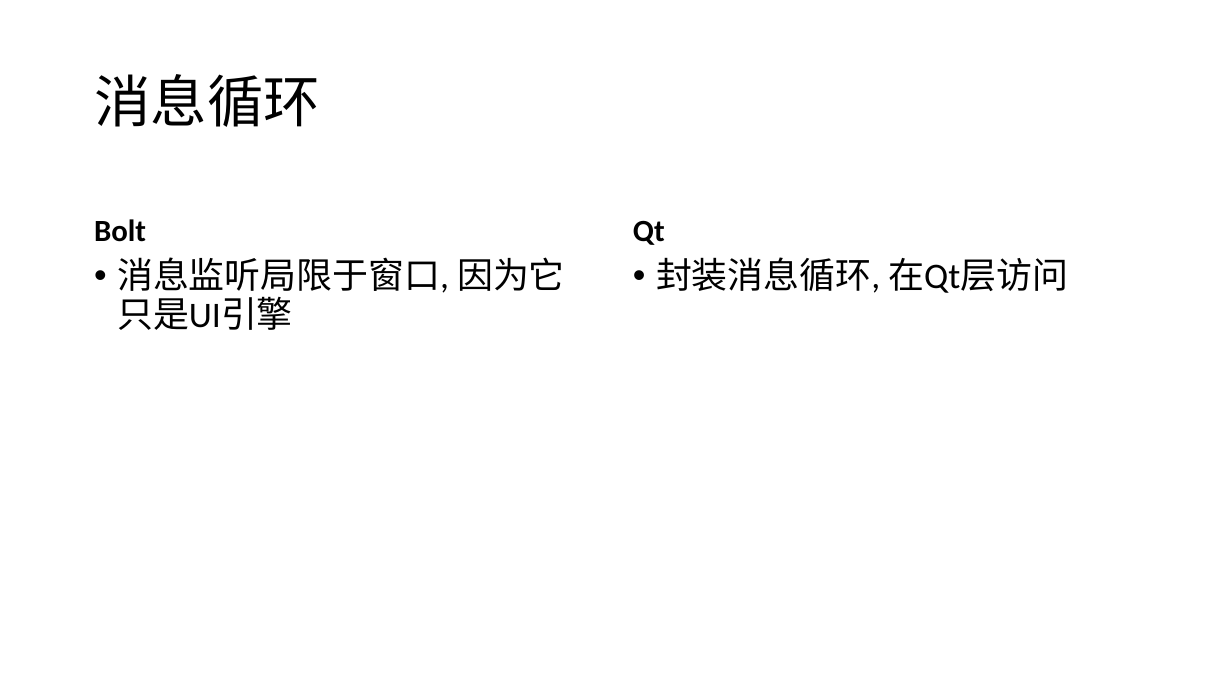
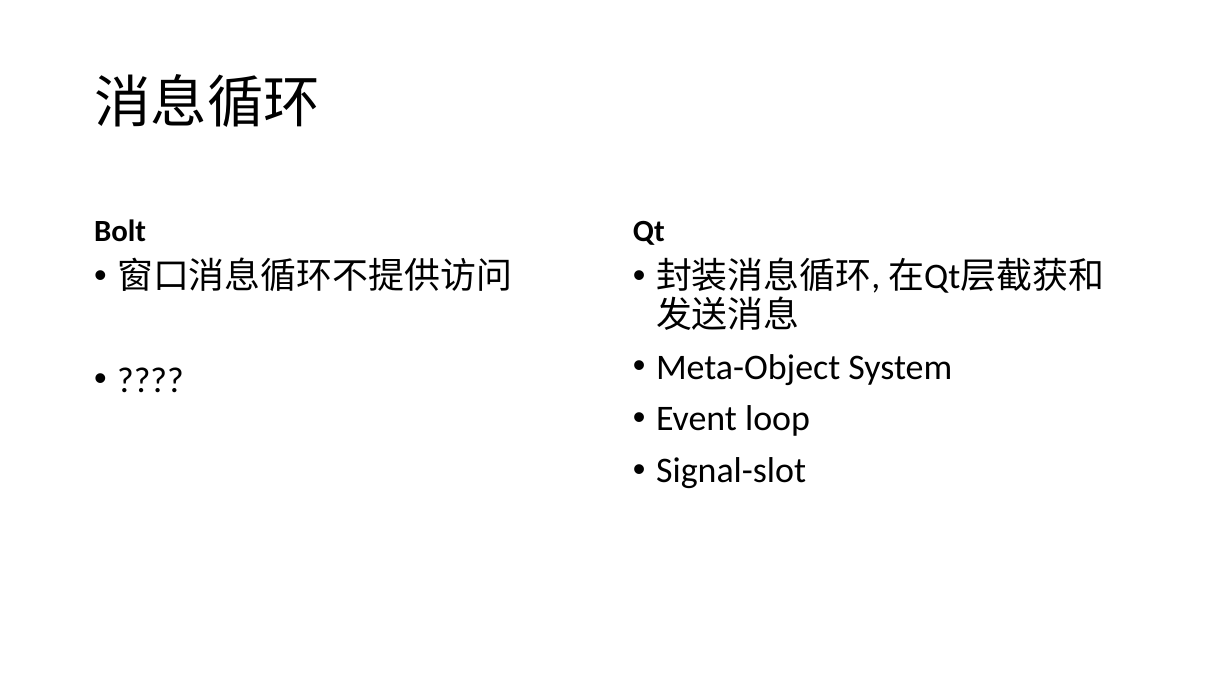
Before and after one commit to nifei/samples, a slide deck: slide 15 of Bolt_Qt.pptx (slide 11 before the commit). Drawn at 1232x693 pixels with LibreOffice and Linux fonts; fonts in the diff are those of the drawing; background and template pictures are left out. Boxes give left, top, right and bottom in pixels: in the first picture for what was removed or moved away, otherwise in the second. Text is boxed around its words. In the diff, an @@ line names an element or a change of style, - is before the commit and + after.

```diff
--- a/Bolt_Qt.pptx
+++ b/Bolt_Qt.pptx
@@ text at [117, 257, 512, 291]: text changed @@
-• 消息监听局限于窗口, 因为它只是UI引擎
+• 窗口消息循环不提供访问
+• ????
@@ text at [656, 257, 1104, 488]: text changed @@
-• 封装消息循环, 在Qt层访问
+• 封装消息循环, 在Qt层截获和发送消息
+• Meta-Object System
+• Event loop
+• Signal-slot
```
Also in this commit, not shown: 10 other slides changed, 7 slides added, 5 other files.
